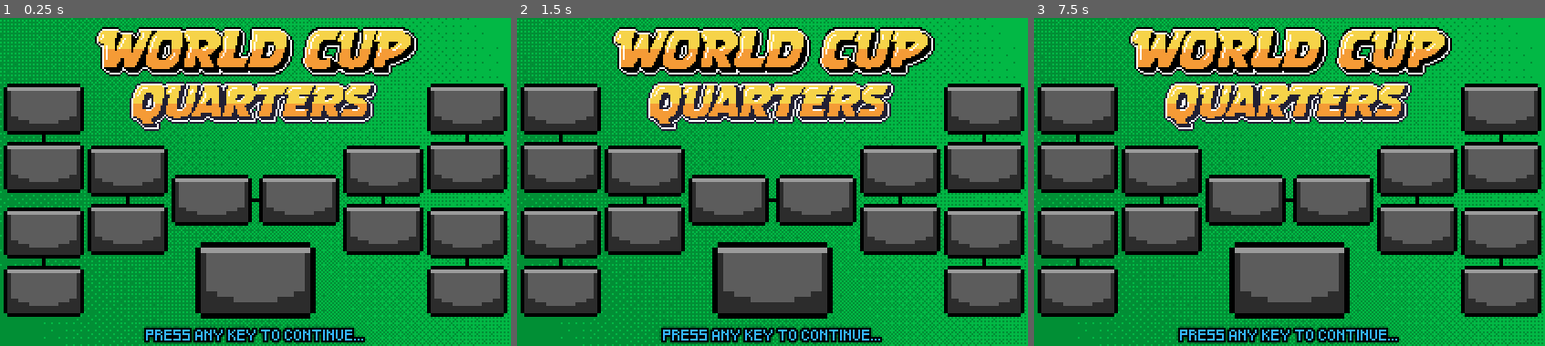
Above: before the commit, frames 1-3 (left to right).
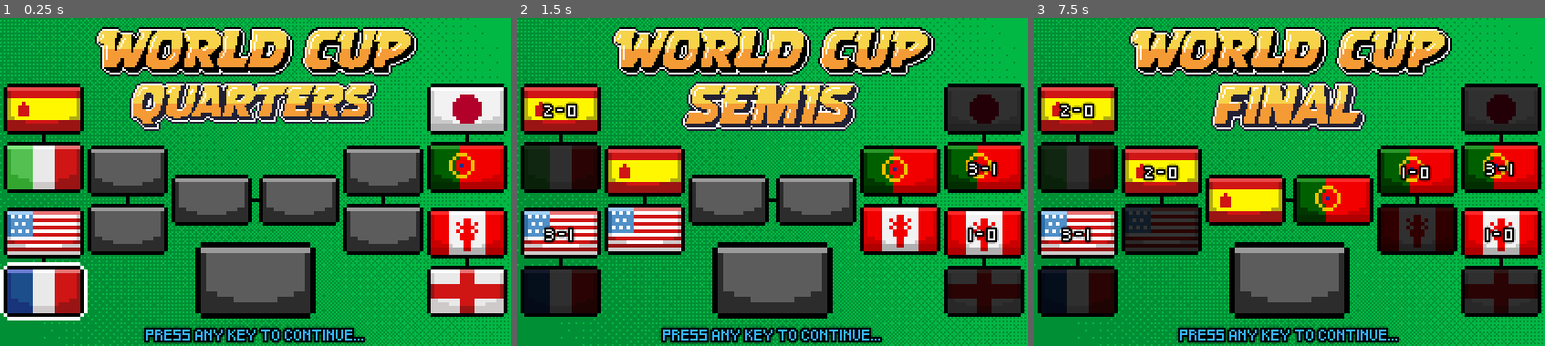
Above: after the commit, the same moments.

Repository: salty-max/kickoff
Game: Godot game, scene res://scenes/screens/tournament/tournament_screen.tscn
The game is run twice, just before and just after one commit, with the same random seed, the same clock (stepped at 60 frames per second) and the same inputs. This scene is started directly instead of the project's main scene.
Inputs:
- Up to frame 1 (0.25 s): no input
- Up to frame 2 (1.5 s): tap Enter at 0.5, 1.25 s; hold D (p1_right) 0.53-1.28 s; tap C (p1_pass) at 0.6 s; hold S (p1_down) from 1.28 s (still down); tap V (p1_shoot) at 1.35 s
- Up to frame 3 (7.5 s): tap Enter every 0.75 s from 2 to 4.25 s; release S (p1_down) at 2.03 s; hold D (p1_right) 2.03-2.78 s; tap Down (p2_down) at 2.1 s; hold W (p1_up) 2.78-3.53 s; tap Left (p2_left) at 2.85 s; hold A (p1_left) 3.53-5.03 s; tap , (p2_pass) at 3.6 s; tap Right (p2_right) at 4.35 s; hold S (p1_down) 5.03-5.78 s; tap . (p2_shoot) at 5.1 s; hold D (p1_right) 5.78-6.53 s; tap Up (p2_up) at 5.85 s; hold W (p1_up) 6.53-7.28 s; tap C (p1_pass) at 6.6 s; hold D (p1_right) from 7.28 s (still down); tap V (p1_shoot) at 7.35 s

The runs differ from the first frame. In frame 1, 16% of the frame differs, in the area x 0-99%, y 21-93%; in frame 2, 27%; in frame 3, 30%, in the area x 1-99%, y 19-90%.

Commit message:
added tournament logic

Diff:
--- a/scenes/characters/character_states/player_state_passing.gd
+++ b/scenes/characters/character_states/player_state_passing.gd
@@ -18,7 +18,7 @@
 		var direction := player.position.direction_to(pass_target.position)
 		if sign(player.facing.x) != sign(direction.x):
 			player.facing *= -1
-		ball.pass_to(pass_target.position + pass_target.velocity * 0.8)
+		ball.pass_to(pass_target.position, Ball.PASS_LOCK_DURATION)
 
 	transition_to(Player.State.MOVING)
 
--- a/scenes/characters/player.gd
+++ b/scenes/characters/player.gd
@@ -98,7 +98,7 @@
 	tackle_hitbox.body_entered.connect(_on_tackle_player)
 	GameEvents.team_scored.connect(_on_team_scored)
 	GameEvents.game_over.connect(_on_game_over)
-	var initial_position := kickoff_position if country == GameManager.countries[0] else spawn_position
+	var initial_position := kickoff_position if country == GameManager.current_match.home_team else spawn_position
 	var data := PlayerStateData.build().set_reset_position(initial_position)
 	switch_state(State.RESETING, data)
 
--- a/scenes/game_manager/game_manager.gd
+++ b/scenes/game_manager/game_manager.gd
@@ -12,11 +12,10 @@
 	SCORED,
 }
 
-var countries: Array[String] = ["FRANCE", "BRAZIL"]
 var player_setup: Array[String] = ["FRANCE", "BRAZIL"]
-var score: Array[int] = [0, 0]
 var time_left: float
 var state_factory := GameStateFactory.new()
+var current_match: Match = null
 var current_state: GameState
 var time_since_paused := Time.get_ticks_msec()
 
@@ -54,38 +53,17 @@
 
 
 func add_to_score(_team_scored_on: String) -> void:
-	var scoring_team_idx := 1 if _team_scored_on == countries[0] else 0
-	score[scoring_team_idx] += 1
+	current_match.increase_score(_team_scored_on)
 	GameEvents.score_changed.emit()
 
 
-func set_away_team_score(_score: int) -> void:
-	score[1] = _score
-
-
-func get_home_country() -> String:
-	return countries[0]
-
-
-func get_away_country() -> String:
-	return countries[1]
-
-
 func get_winner_country() -> String:
-	assert(not is_game_tied())
-	return countries[0] if score[0] > score[1] else countries[1]
-
-
-func is_game_tied() -> bool:
-	return score[0] == score[1]
+	assert(not current_match.is_tied())
+	return current_match.winner
 
 
 func is_time_up() -> bool:
 	return time_left <= 0
-
-
-func has_someone_scored() -> bool:
-	return score[0] > 0 or score[1] > 0
 
 
 func is_coop() -> bool:
--- a/scenes/game_manager/game_states/game_state_game_over.gd
+++ b/scenes/game_manager/game_states/game_state_game_over.gd
@@ -4,4 +4,5 @@
 
 func _enter_tree() -> void:
 	var winner_country := manager.get_winner_country()
+	SoundPlayer.play(SoundPlayer.Sound.WHISTLE)
 	GameEvents.game_over.emit(winner_country)
--- a/scenes/game_manager/game_states/game_state_in_play.gd
+++ b/scenes/game_manager/game_states/game_state_in_play.gd
@@ -9,7 +9,7 @@
 func _physics_process(delta: float) -> void:
 	manager.time_left -= delta * 1000.0
 	if manager.is_time_up():
-		if manager.is_game_tied():
+		if manager.current_match.is_tied():
 			transition_to(GameManager.State.OVERTIME)
 		else:
 			transition_to(GameManager.State.GAME_OVER)
--- a/scenes/game_manager/game_states/game_state_kickoff.gd
+++ b/scenes/game_manager/game_states/game_state_kickoff.gd
@@ -7,7 +7,7 @@
 func _enter_tree() -> void:
 	var country_starting := state_data.team_scored_on
 	if country_starting.is_empty():
-		country_starting = manager.countries[0]
+		country_starting = manager.current_match.home_team
 	if country_starting == manager.player_setup[0]:
 		valid_control_schemes.append(Player.ControlScheme.P1)
 	if country_starting == manager.player_setup[1]:
--- a/scenes/screens/team_selection/team_selection_screen.gd
+++ b/scenes/screens/team_selection/team_selection_screen.gd
@@ -82,5 +82,5 @@
 	var country_p1 = GameManager.player_setup[0]
 	var country_p2 = GameManager.player_setup[1]
 	if not country_p2.is_empty() and country_p1 != country_p2:
-		GameManager.countries = [country_p1, country_p2]
+		GameManager.current_match = Match.new(country_p1, country_p2)
 		transition_to(Game.ScreenType.IN_GAME)
--- a/scenes/screens/tournament/bracket_flag.gd
+++ b/scenes/screens/tournament/bracket_flag.gd
@@ -12,7 +12,9 @@
 func set_as_winner(score: String) -> void:
 	score_label.text = score
 	score_label.visible = true
+	border.visible = false
 
 
 func set_as_loser() -> void:
 	modulate = Color(0.2, 0.2, 0.2, 1)
+	border.visible = false
--- /dev/null
+++ b/scenes/screens/tournament/match.gd
@@ -0,0 +1,54 @@
+class_name Match
+
+var home_team: String
+var away_team: String
+var home_goals: int
+var away_goals: int
+var final_score: String
+var winner: String
+
+
+func _init(_home_team: String, _away_team: String) -> void:
+	home_team = _home_team
+	away_team = _away_team
+
+
+func is_tied() -> bool:
+	return home_goals == away_goals
+
+
+func has_someone_scored() -> bool:
+	return home_goals > 0 or away_goals > 0
+
+
+func increase_score(team_scored_on: String) -> void:
+	if team_scored_on == home_team:
+		away_goals += 1
+	else:
+		home_goals += 1
+
+	update_match_info()
+
+
+func update_match_info() -> void:
+	winner = home_team if home_goals > away_goals else away_team
+	final_score = "%d - %d" % [max(home_goals, away_goals), min(home_goals, away_goals)]
+
+
+func resolve() -> void:
+	var home_power := _get_team_power(home_team)
+	var away_power := _get_team_power(away_team)
+	var diff := (home_power - away_power) / 400.0
+
+	while is_tied():
+		home_goals = max(0, int(round(randfn(1.3 + diff, 1.1))))
+		away_goals = max(0, int(round(randfn(1.3 - diff, 1.1))))
+	update_match_info()
+
+
+func _get_team_power(team: String) -> float:
+	var players := DataLoader.get_team(team)
+	var total_power := 0.0
+	for p: PlayerData in players:
+		total_power += p.speed + p.power
+	return total_power
--- /dev/null
+++ b/scenes/screens/tournament/tournament.gd
@@ -0,0 +1,45 @@
+class_name Tournament
+
+enum Stage {
+	QUARTERS,
+	SEMIS,
+	FINAL,
+	COMPLETE
+}
+
+var current_stage: Stage = Stage.QUARTERS
+var matches := {
+	Stage.QUARTERS: [],
+	Stage.SEMIS: [],
+	Stage.FINAL: [],
+}
+var winner := ""
+
+
+func _init() -> void:
+	var countries := DataLoader.get_countries().slice(1, DataLoader.get_countries().size()).filter(
+		func(c: String): return c != GameManager.player_setup[0]
+	)
+	countries.shuffle()
+	countries = countries.slice(0, 7)
+	countries.insert(randi_range(0, countries.size() - 1), GameManager.player_setup[0])
+	create_bracket(Stage.QUARTERS, countries)
+
+
+func create_bracket(stage: Stage, countries: Array[String]) -> void:
+	for i in range(int(countries.size() / 2.0)):
+		matches[stage].append(Match.new(countries[i * 2], countries[i * 2 + 1]))
+
+
+func advance() -> void:
+	if current_stage < Stage.COMPLETE:
+		var stage_matches = matches[current_stage]
+		var stage_winners: Array[String] = []
+		for current_match: Match in stage_matches:
+			current_match.resolve()
+			stage_winners.append(current_match.winner)
+		current_stage = current_stage + 1 as Stage
+		if current_stage == Stage.COMPLETE:
+			winner = stage_winners[0]
+		else:
+			create_bracket(current_stage, stage_winners)
--- a/scenes/screens/tournament/tournament_screen.gd
+++ b/scenes/screens/tournament/tournament_screen.gd
@@ -1,2 +1,72 @@
 class_name TournamentScreen
 extends Screen
+
+const STAGE_TEXTURES: Dictionary = {
+	Tournament.Stage.QUARTERS: preload("res://assets/art/ui/teamselection/quarters-label.png"),
+	Tournament.Stage.SEMIS: preload("res://assets/art/ui/teamselection/semis-label.png"),
+	Tournament.Stage.FINAL: preload("res://assets/art/ui/teamselection/finals-label.png"),
+	Tournament.Stage.COMPLETE: preload("res://assets/art/ui/teamselection/winner-label.png"),
+}
+
+
+@onready var stage_texture: TextureRect = %StageTexture
+@onready var flag_containers: Dictionary = {
+	Tournament.Stage.QUARTERS: [%QFLeftContainer, %QFRightContainer],
+	Tournament.Stage.SEMIS: [%SFLeftContainer, %SFRightContainer],
+	Tournament.Stage.FINAL: [%FinalLeftContainer, %FinalRightContainer],
+	Tournament.Stage.COMPLETE: [%WinnerContainer],
+}
+
+var player_team: String = GameManager.player_setup[0]
+var tournament: Tournament = null
+
+
+func _ready() -> void:
+	tournament = Tournament.new()
+	refresh_brackets()
+
+
+func _physics_process(_delta: float) -> void:
+	if KeyUtils.is_action_just_pressed(Player.ControlScheme.P1, KeyUtils.Action.SHOOT):
+		tournament.advance()
+		refresh_brackets()
+
+
+func refresh_brackets() -> void:
+	for stage in range(tournament.current_stage + 1):
+		refresh_bracket(stage)
+
+
+func refresh_bracket(stage: Tournament.Stage) -> void:
+	var flag_nodes := get_flag_nodes(stage)
+	stage_texture.texture = STAGE_TEXTURES.get(stage)
+	if stage < Tournament.Stage.COMPLETE:
+		var matches: Array = tournament.matches[stage]
+		assert(flag_nodes.size() == 2 * matches.size())
+		for i in range(matches.size()):
+			var current_match: Match = matches[i]
+			var home_flag: BracketFlag = flag_nodes[i * 2]
+			var away_flag: BracketFlag = flag_nodes[i * 2 + 1]
+			home_flag.texture = FlagHelper.get_texture(current_match.home_team)
+			away_flag.texture = FlagHelper.get_texture(current_match.away_team)
+			if not current_match.winner.is_empty():
+				var winner_flag := home_flag if current_match.winner == current_match.home_team else away_flag
+				var loser_flag := home_flag if winner_flag == away_flag else away_flag
+				winner_flag.set_as_winner(current_match.final_score)
+				loser_flag.set_as_loser()
+			elif [current_match.home_team, current_match.away_team].has(player_team) and stage == tournament.current_stage:
+				var player_flag := home_flag if current_match.home_team == player_team else away_flag
+				player_flag.set_as_current_team()
+				GameManager.current_match = current_match
+	else:
+		flag_nodes[0].texture = FlagHelper.get_texture(tournament.winner)
+
+
+func get_flag_nodes(stage: Tournament.Stage) -> Array[BracketFlag]:
+	var flag_nodes: Array[BracketFlag] = []
+	for container in flag_containers.get(stage):
+		for node in container.get_children():
+			if node is BracketFlag:
+				flag_nodes.append(node)
+
+	return flag_nodes
--- a/scenes/screens/tournament/tournament_screen.tscn
+++ b/scenes/screens/tournament/tournament_screen.tscn
@@ -30,6 +30,7 @@
 alignment = 1
 
 [node name="QFLeftContainer" type="VBoxContainer" parent="Background/BracketsContainer" unique_id=1462011674]
+unique_name_in_owner = true
 layout_mode = 2
 size_flags_horizontal = 4
 size_flags_vertical = 4
@@ -65,6 +66,7 @@
 layout_mode = 2
 
 [node name="SFLeftContainer" type="VBoxContainer" parent="Background/BracketsContainer" unique_id=1987451629]
+unique_name_in_owner = true
 layout_mode = 2
 size_flags_horizontal = 4
 size_flags_vertical = 4
@@ -86,6 +88,7 @@
 layout_mode = 2
 
 [node name="FinalLeftContainer" type="VBoxContainer" parent="Background/BracketsContainer" unique_id=260340314]
+unique_name_in_owner = true
 layout_mode = 2
 size_flags_horizontal = 4
 size_flags_vertical = 4
@@ -108,6 +111,7 @@
 texture = ExtResource("5_702pu")
 
 [node name="FinalRightContainer" type="VBoxContainer" parent="Background/BracketsContainer" unique_id=1740734354]
+unique_name_in_owner = true
 layout_mode = 2
 size_flags_horizontal = 4
 size_flags_vertical = 4
@@ -122,6 +126,7 @@
 layout_mode = 2
 
 [node name="SFRightContainer" type="VBoxContainer" parent="Background/BracketsContainer" unique_id=1825008917]
+unique_name_in_owner = true
 layout_mode = 2
 size_flags_horizontal = 4
 size_flags_vertical = 4
@@ -143,6 +148,7 @@
 layout_mode = 2
 
 [node name="QFRightContainer" type="VBoxContainer" parent="Background/BracketsContainer" unique_id=1782478583]
+unique_name_in_owner = true
 layout_mode = 2
 size_flags_horizontal = 4
 size_flags_vertical = 4
@@ -201,6 +207,7 @@
 stretch_mode = 2
 
 [node name="StageTexture" type="TextureRect" parent="Background" unique_id=1897656070]
+unique_name_in_owner = true
 layout_mode = 1
 anchors_preset = 5
 anchor_left = 0.5
@@ -214,6 +221,7 @@
 stretch_mode = 2
 
 [node name="WinnerContainer" type="Control" parent="Background" unique_id=1904612714]
+unique_name_in_owner = true
 layout_mode = 1
 anchors_preset = 7
 anchor_left = 0.5
--- a/scenes/screens/world/actors.gd
+++ b/scenes/screens/world/actors.gd
@@ -26,12 +26,12 @@
 
 func _ready() -> void:
 	time_since_last_cache = 0.0
-	home_team = _spawn_players(GameManager.get_home_country(), home_goal)
-	home_goal.init(GameManager.get_home_country())
+	home_team = _spawn_players(GameManager.current_match.home_team, home_goal)
+	home_goal.init(GameManager.current_match.home_team)
 	spawns.scale.x = -1
 	kickoffs.scale.x = -1
-	away_team = _spawn_players(GameManager.get_away_country(), away_goal)
-	away_goal.init(GameManager.get_away_country())
+	away_team = _spawn_players(GameManager.current_match.away_team, away_goal)
+	away_goal.init(GameManager.current_match.away_team)
 
 	_setup_control_schemes()
 
--- a/scenes/ui/ui.gd
+++ b/scenes/ui/ui.gd
@@ -28,12 +28,13 @@
 
 
 func _update_score() -> void:
-	score_label.text = ScoreHelper.get_score_text(GameManager.score)
+	score_label.text = ScoreHelper.get_score_text(GameManager.current_match)
 
 
 func _update_flags() -> void:
 	for i in flag_textures.size():
-		flag_textures[i].texture = FlagHelper.get_texture(GameManager.countries[i])
+		var countries := [GameManager.current_match.home_team, GameManager.current_match.away_team]
+		flag_textures[i].texture = FlagHelper.get_texture(countries[i])
 
 
 func _update_clock() -> void:
@@ -54,16 +55,16 @@
 func _on_score_changed() -> void:
 	if not GameManager.is_time_up():
 		goal_scorer_label.text = "%s SCORED!" % [last_ball_carrier]
-		score_info_label.text = ScoreHelper.get_current_score_info(GameManager.countries, GameManager.score)
+		score_info_label.text = ScoreHelper.get_current_score_info(GameManager.current_match)
 		animation_player.play("goal_appear")
 	_update_score()
 
 
 func _on_team_reset() -> void:
-	if GameManager.has_someone_scored():
+	if GameManager.current_match.has_someone_scored():
 		animation_player.play("goal_hide")
 
 
 func _on_game_over(_winner_country: String) -> void:
-	score_info_label.text = ScoreHelper.get_final_score_info(GameManager.countries, GameManager.score)
+	score_info_label.text = ScoreHelper.get_final_score_info(GameManager.current_match)
 	animation_player.play("game_over")
--- a/utils/score_helper.gd
+++ b/utils/score_helper.gd
@@ -1,20 +1,15 @@
 class_name ScoreHelper
 
-static func get_score_text(score: Array[int]) -> String:
-	return "%d - %d" % [score[0], score[1]]
+static func get_score_text(match: Match) -> String:
+	return "%d - %d" % [match.home_goals, match.away_goals]
 
 
-static func get_current_score_info(countries: Array[String], score: Array[int]) -> String:
-	if score[0] == score[1]:
-		return "TEAMS ARE TIED %d - %d" % [score[0], score[1]]
-	elif score[0] > score[1]:
-		return "%s LEADS %d - %d" % [countries[0], score[0], score[1]]
+static func get_current_score_info(match: Match) -> String:
+	if match.is_tied():
+		return "TEAMS ARE TIED %d - %d" % [match.home_goals, match.away_goals]
 	else:
-		return "%s LEADS %d - %d" % [countries[1], score[1], score[0]]
+		return "%s LEADS %s" % [match.winner, match.final_score]
 
 
-static func get_final_score_info(countries: Array[String], score: Array[int]) -> String:
-	if score[0] > score[1]:
-		return "%s WINS %d - %d" % [countries[0], score[0], score[1]]
-	else:
-		return "%s WINS %d - %d" % [countries[1], score[1], score[0]]
+static func get_final_score_info(match: Match) -> String:
+		return "%s WINS %s" % [match.winner, match.final_score]
Not shown, added: scenes/screens/tournament/match.gd.uid
Not shown, added: scenes/screens/tournament/tournament.gd.uid
